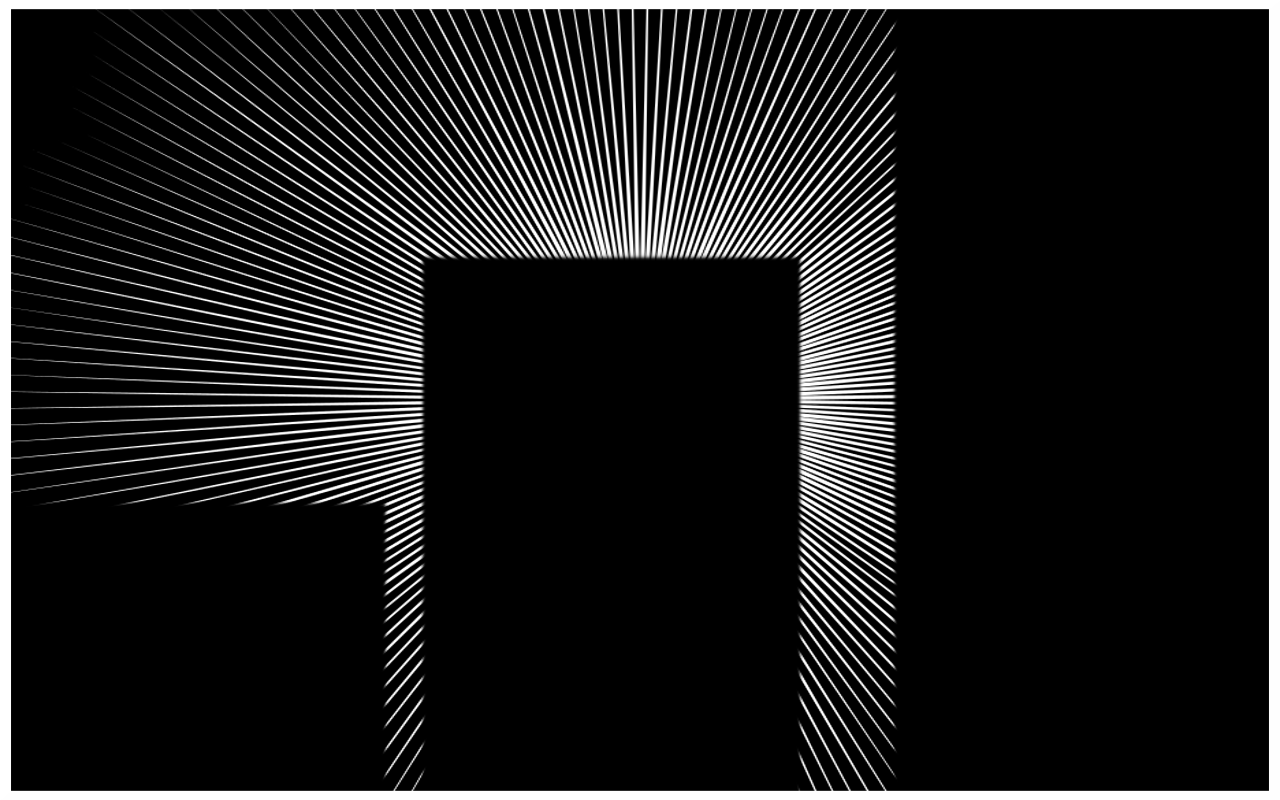
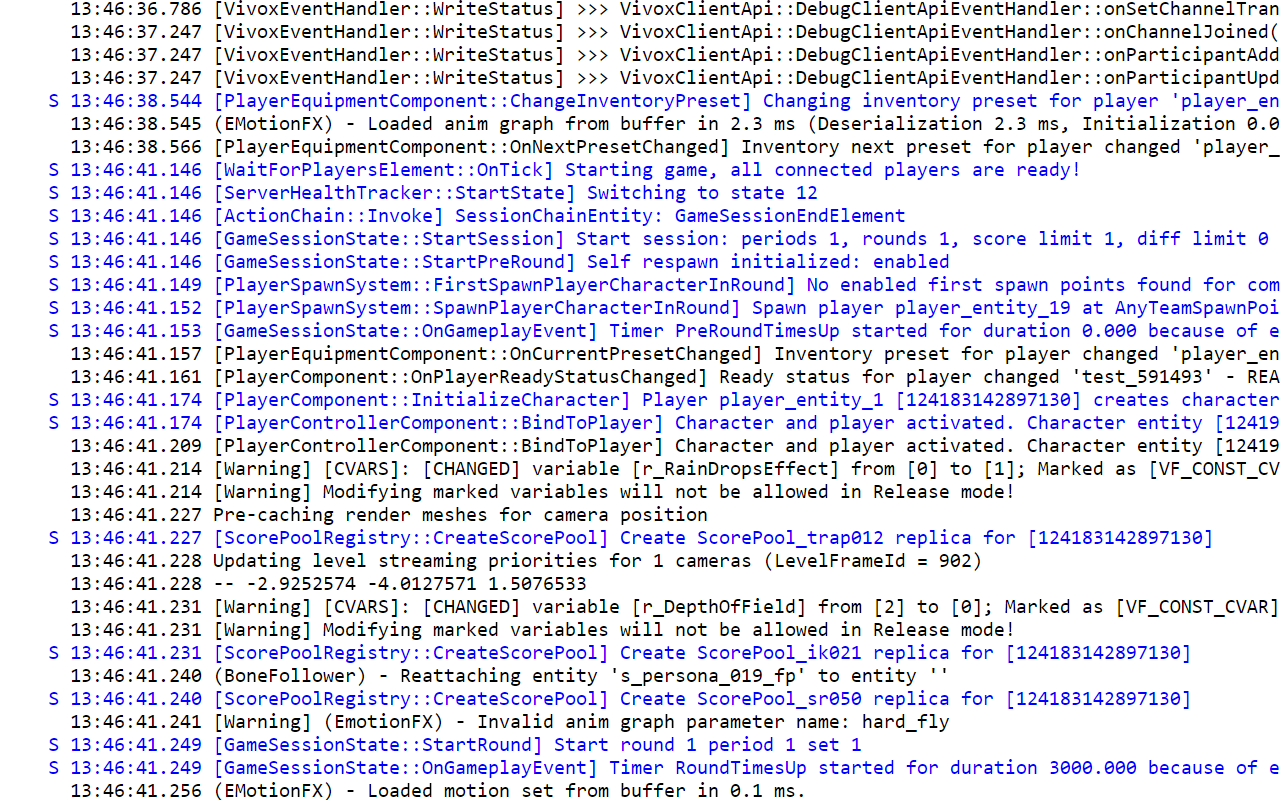
The second 1280×800 image is a revision of the first. Changes to its layers:
added layer "log-seq-13-46-37.png" above "Border Layer" over [36, 0, 1280, 800]
hid "Border Layer" over [11, 0, 1280, 800]
hid "Копия Видимое" over [11, 9, 1269, 791]
removed layer "Слой" over [11, 9, 1269, 791]
added layer "Слой #1" over [11, 0, 1280, 800]
